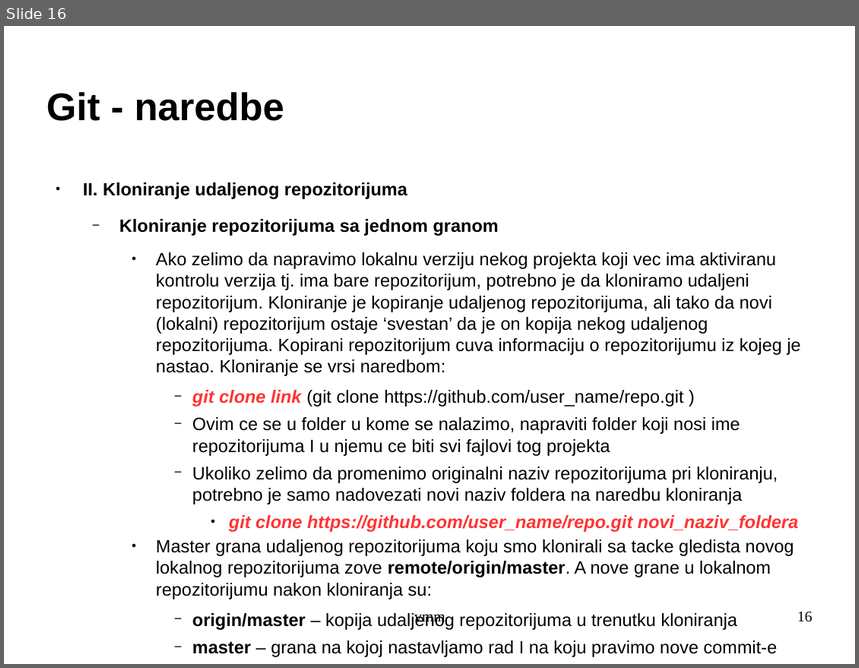
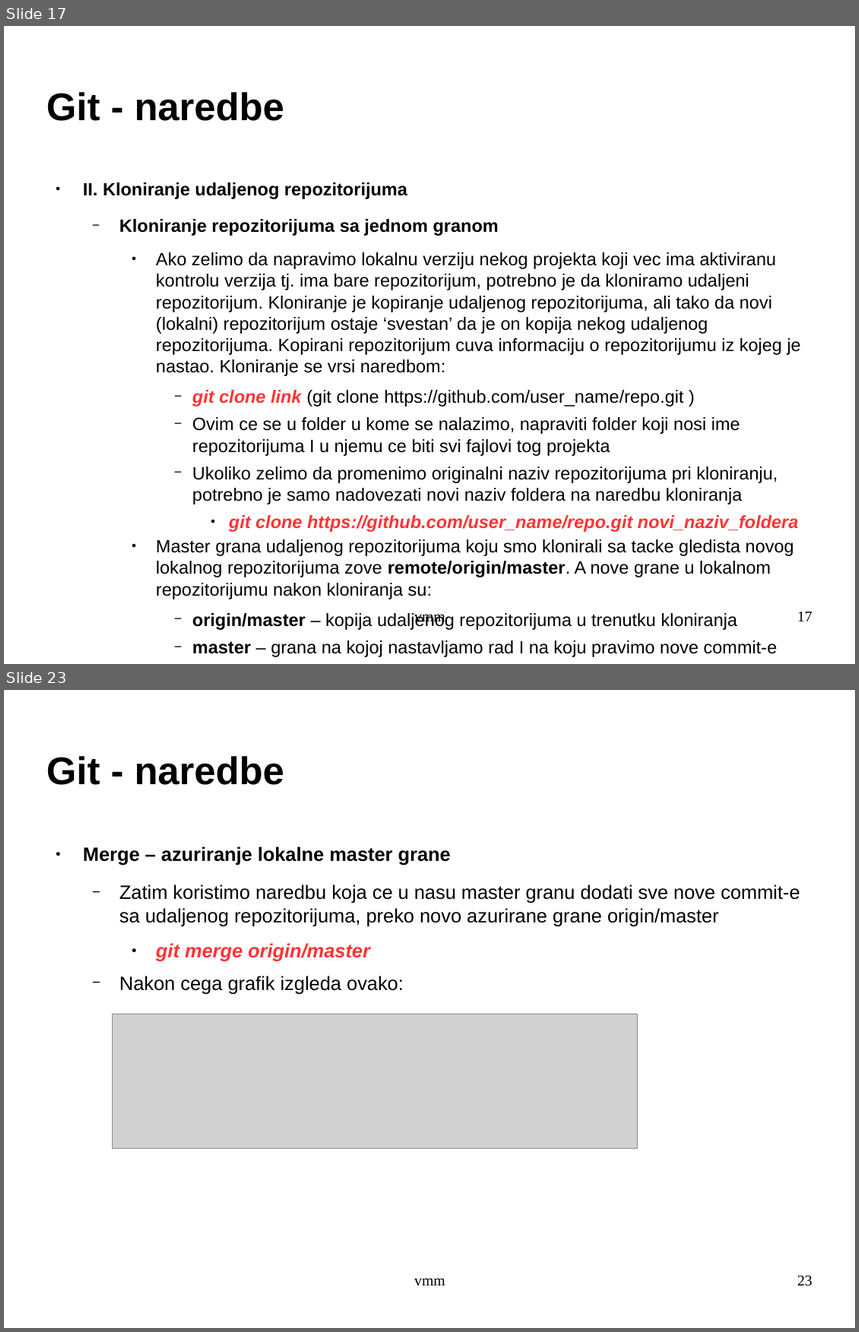
Before and after one commit to archpriestgnu/git_tut, a slide deck: git.odp. Shown one above the other, each under a label of ours: slide 16 before the commit, slides 17 and 23 after it; the slides between them are not shown. The pictures are 859x668 and 859x1332 pixels, drawn with LibreOffice and Linux fonts; fonts in the diff are those of the drawing; grey boxes stand for pictures; background and template pictures are left out. Boxes give left, top, right and bottom in pixels: in the first picture for what was removed or moved away, otherwise in the second. Text is boxed around its words. In the diff, an @@ line names an element or a change of style, - is before the commit and + after.

```diff
--- a/git.odp
+++ b/git.odp
@@ slide 23 added at (4, 690, 855, 1328), background picture (left out) @@
@@ title added at (47, 756, 284, 785), 36 pt, text #000000, bold @@
+Git - naredbe
@@ text added at (83, 847, 800, 994), 18 pt, text #000000 @@
+● Merge – azuriranje lokalne master grane
+  − Zatim koristimo naredbu koja ce u nasu master granu dodati sve nove commit-e sa udaljenog repozitorijuma, preko novo azurirane grane origin/master
+    ● git merge origin/master
+  − Nakon cega grafik izgleda ovako:
@@ picture added at (112, 1015, 638, 1149) @@
@@ text added at (414, 1278, 446, 1286), 14 pt, text #000000 @@
+vmm
@@ page number added at (797, 1276, 813, 1287), 14 pt, text #000000 @@
+23
@@ what was slide 16 is now slide 17 @@
@@ page number at (797, 612, 813, 622): text changed @@
-16
+17
```
Also in this commit, not shown: 1 slide changed, 10 other slides added.
